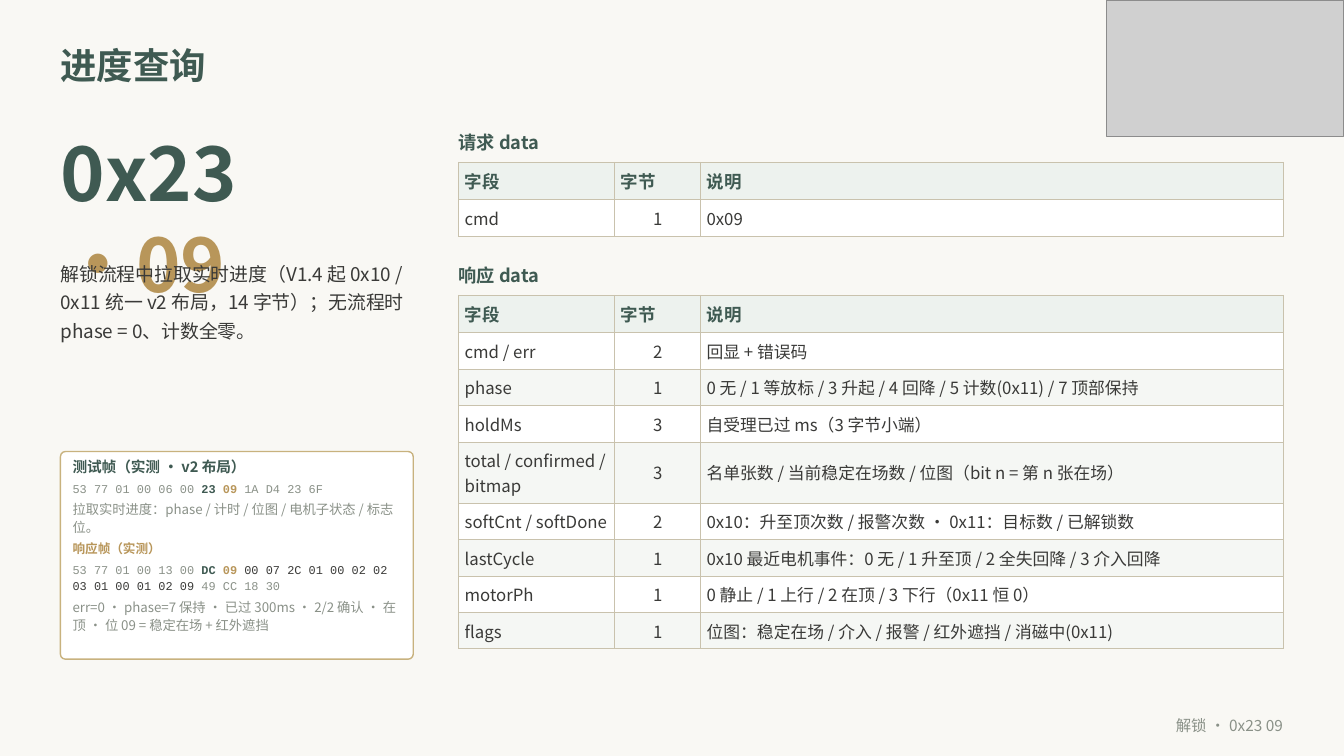
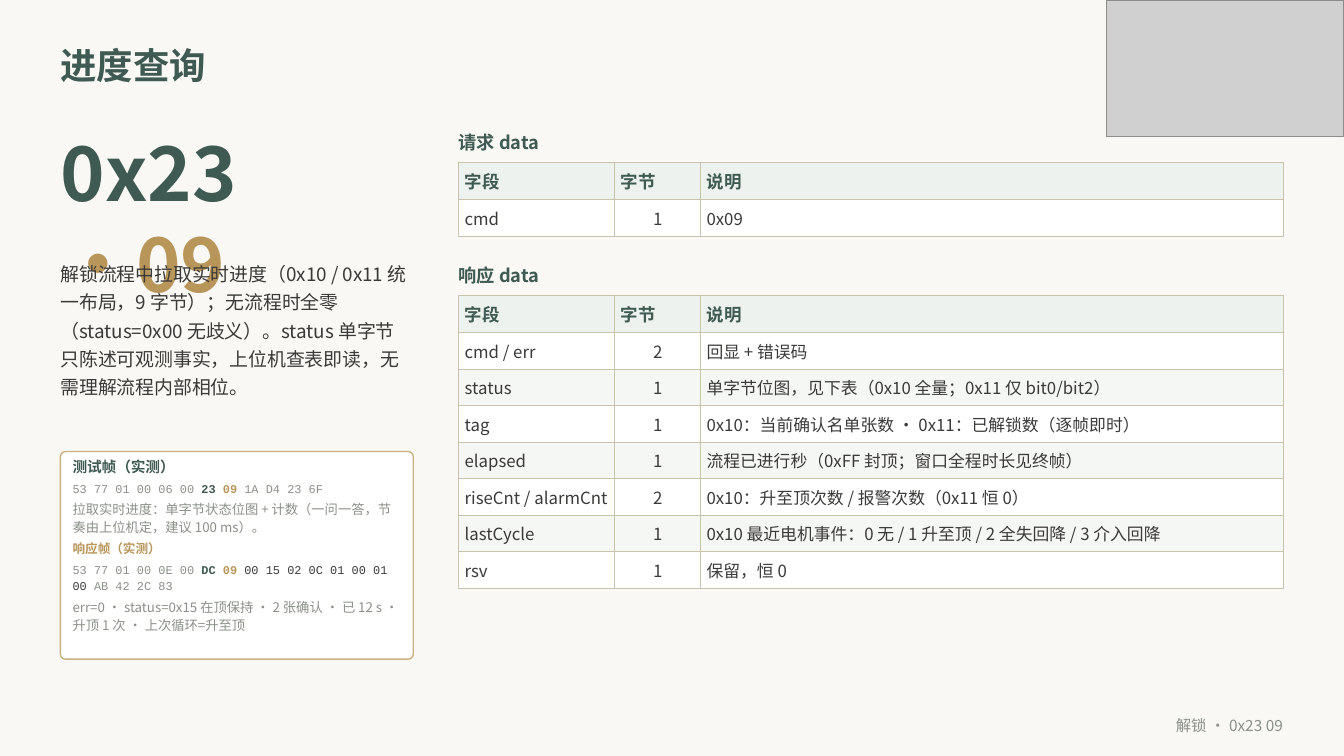
Before and after one commit to xrswnw/ZLR5401, a slide deck: slide 25 of Protocol/App_Protocol_V1.4.pptx (slide 26 before the commit). Drawn at 1344x756 pixels with LibreOffice and Linux fonts; fonts in the diff are those of the drawing; grey boxes stand for pictures. Boxes give left, top, right and bottom in pixels: in the first picture for what was removed or moved away, otherwise in the second. Text is boxed around its words. In the diff, an @@ line names an element or a change of style, - is before the commit and + after.

Commit message:
Round_018: 客户版协议文档 V1.4 重定版 — 仅现行落地形态 (0x10/0x11 双通道 + 0x04/0x09 statusBits 拉模式), 移除全部历史描述与已废除命令组页, V1.5/6/7 过渡版删除; judge 12 页验收 + 3 修复 (AM 消磁控制措辞/实测标注/AM 流程出口防裁切)

```diff
--- a/Protocol/App_Protocol_V1.4.pptx
+++ b/Protocol/App_Protocol_V1.4.pptx
@@ text at (x1=60, y1=262, x2=407, y2=396): text changed @@
-解锁流程中拉取实时进度（V1.4 起 0x10 / 0x11 统一 v2 布局，14 字节）；无流程时 phase = 0、计数全零。
+解锁流程中拉取实时进度（0x10 / 0x11 统一布局，9 字节）；无流程时全零（status=0x00 无歧义）。status 单字节只陈述可观测事实，上位机查表即读，无需理解流程内部相位。
@@ table at (x1=459, y1=295, x2=1284, y2=583) @@
-row 3, column 1: phase
+row 3, column 1: status
-row 3, column 3: 0 无 / 1 等放标 / 3 升起 / 4 回降 / 5 计数(0x11) / 7 顶部保持
+row 3, column 3: 单字节位图，见下表（0x10 全量；0x11 仅 bit0/bit2）
-row 4: holdMs | 3 | 自受理已过 ms（3 字节小端）
+row 4: tag | 1 | 0x10：当前确认名单张数 · 0x11：已解锁数（逐帧即时）
-row 5: total / confirmed / bitmap | 3 | 名单张数 / 当前稳定在场数 / 位图（bit n = 第 n 张在场）
+row 5: elapsed | 1 | 流程已进行秒（0xFF 封顶；窗口全程时长见终帧）
-row 6, column 1: softCnt / softDone
+row 6, column 1: riseCnt / alarmCnt
-row 6, column 3: 0x10：升至顶次数 / 报警次数 · 0x11：目标数 / 已解锁数
+row 6, column 3: 0x10：升至顶次数 / 报警次数（0x11 恒 0）
-row 8: motorPh | 1 | 0 静止 / 1 上行 / 2 在顶 / 3 下行（0x11 恒 0）
-row 9: flags | 1 | 位图：稳定在场 / 介入 / 报警 / 红外遮挡 / 消磁中(0x11)
+row 8: rsv | 1 | 保留，恒 0
@@ text at (x1=73, y1=459, x2=175, y2=474): text changed @@
-测试帧（实测 · v2 布局）
+测试帧（实测）
@@ text at (x1=73, y1=503, x2=391, y2=533): text changed @@
-拉取实时进度：phase / 计时 / 位图 / 电机子状态 / 标志位。
+拉取实时进度：单字节状态位图 + 计数（一问一答，节奏由上位机定，建议 100 ms）。
@@ text at (x1=73, y1=566, x2=387, y2=590): text changed; text colour #3A3A38 to #8A9188 @@
-53 77 01 00 13 00 DC 09 00 07 2C 01 00 02 02 03 01 00 01 02 09 49 CC 18 30
+53 77 01 00 0E 00 DC 09 00 15 02 0C 01 00 01 00 AB 42 2C 83
@@ text at (x1=73, y1=601, x2=382, y2=631): text changed @@
-err=0 · phase=7 保持 · 已过 300ms · 2/2 确认 · 在顶 · 位 09 = 稳定在场 + 红外遮挡
+err=0 · status=0x15 在顶保持 · 2 张确认 · 已 12 s · 升顶 1 次 · 上次循环=升至顶
```
Also in this commit, not shown: 10 other slides changed, 1 slide added, 1 slide removed, 9 other files.
